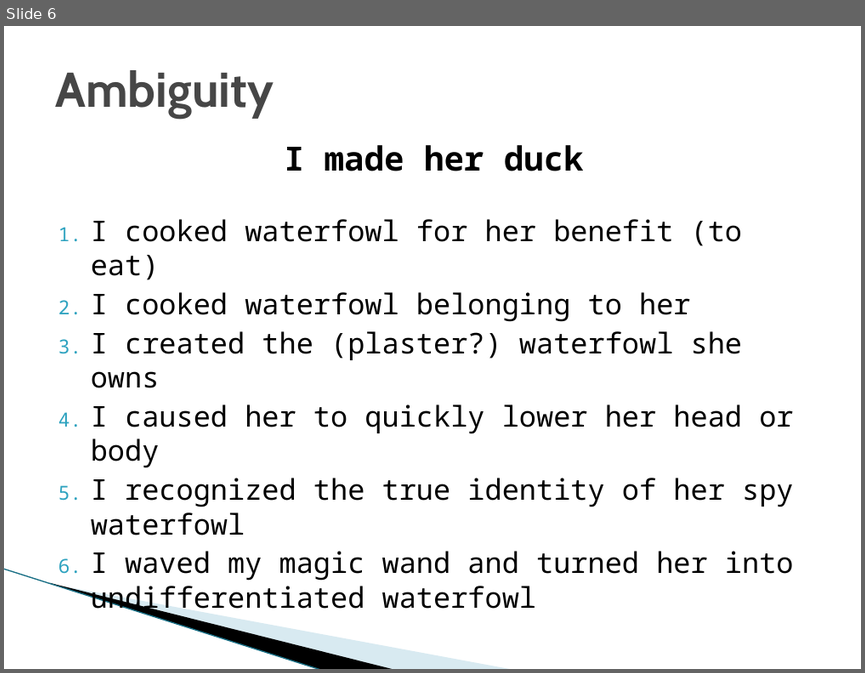
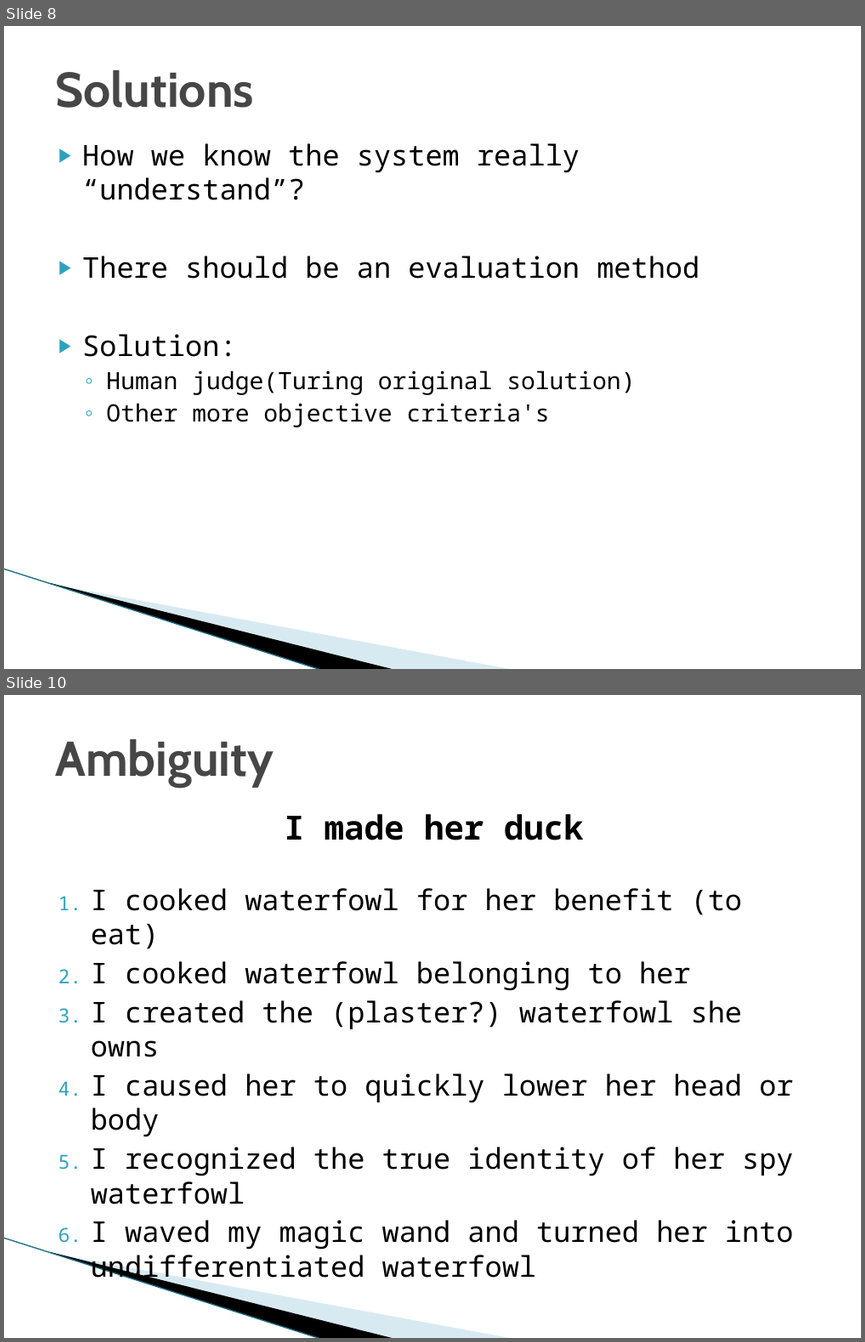
Before and after one commit to DU-ComputerVisionLab/Natural_Langauge_Processing, a slide deck: NLP_in_general.pptx. Shown one above the other, each under a label of ours: slide 6 before the commit, slides 8 and 10 after it; the slides between them are not shown. The pictures are 865x673 and 865x1342 pixels, drawn with LibreOffice and Linux fonts; fonts in the diff are those of the drawing; background and template pictures are left out. Boxes give left, top, right and bottom in pixels: in the first picture for what was removed or moved away, otherwise in the second. Text is boxed around its words. In the diff, an @@ line names an element or a change of style, - is before the commit and + after.

```diff
--- a/NLP_in_general.pptx
+++ b/NLP_in_general.pptx
@@ slide 8 added at <box>4,26,861,669</box>, background #FFFFFF; not listed: 3 template elements that a slide beside it also shows @@
@@ title added at <box>55,70,254,108</box>, 41 pt, text #464646, bold @@
+Solutions
@@ text added at <box>82,143,699,427</box>, 24 pt, text #000000 @@
+▶ How we know the system really “understand”?
+▶ There should be an evaluation method
+▶ Solution:
+  ◦ Human judge(Turing original solution)
+  ◦ Other more objective criteria's
@@ what was slide 6 is now slide 10 @@
```
Also in this commit, not shown: 9 slides changed, 5 other slides added, 4 slides removed.
